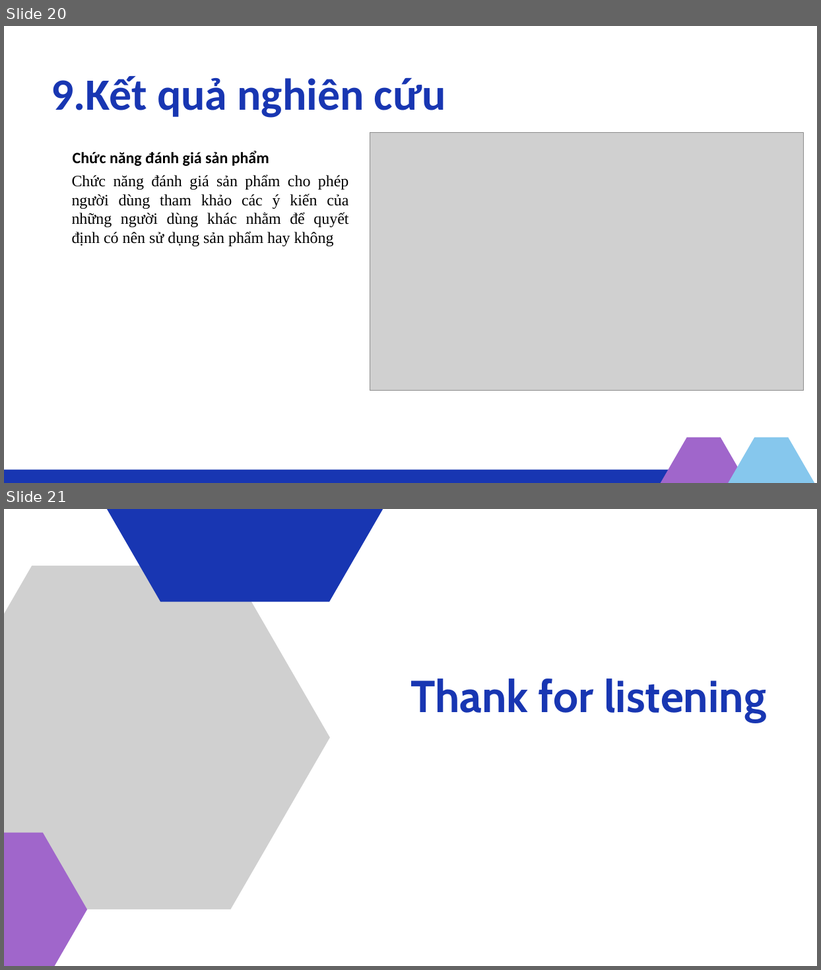
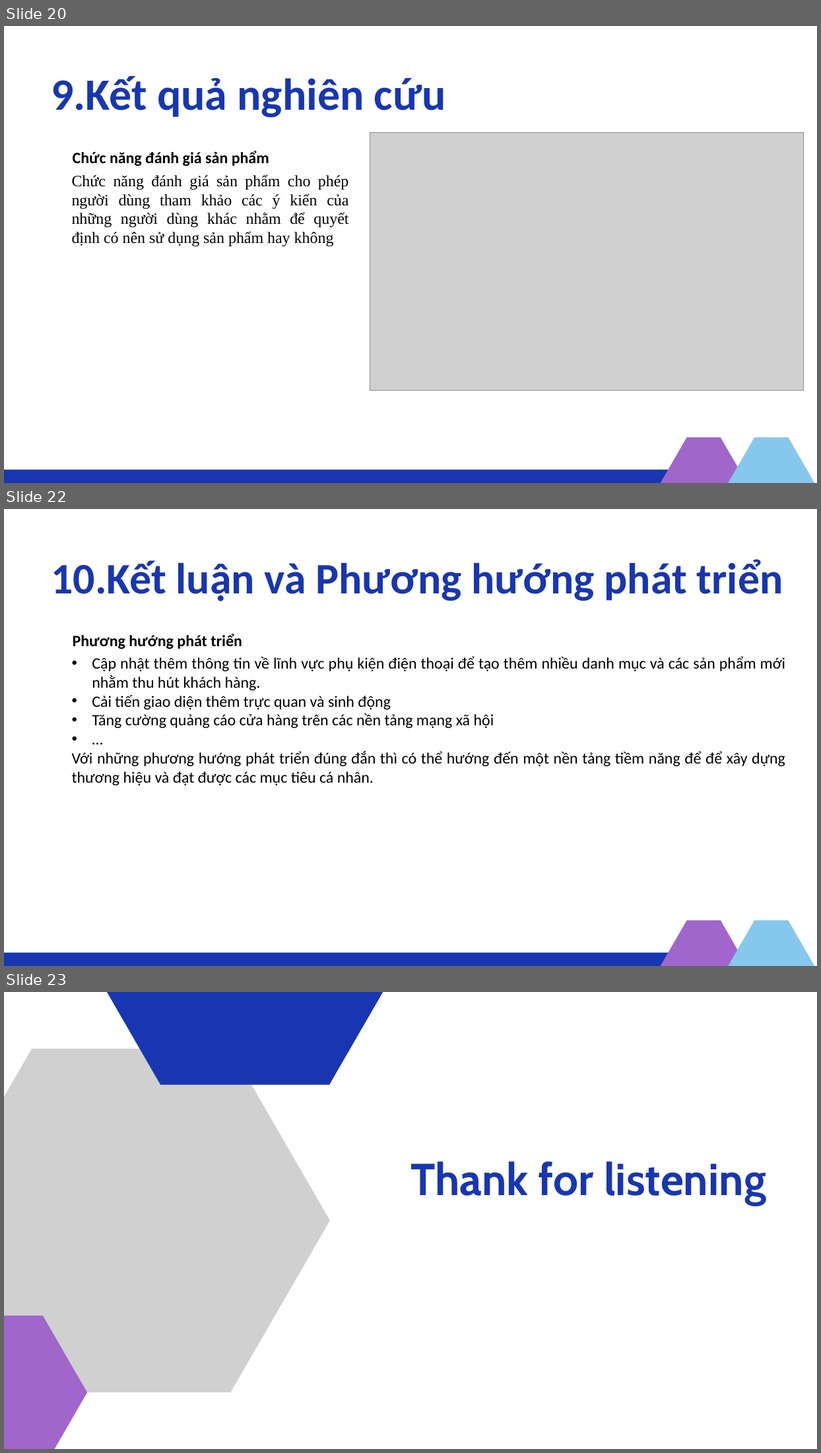
Before and after one commit to KhangLa/csn-da22ttd-lathuankhang-gioi_thieu_phu_kien_dien_thoai, a slide deck: thesis/abs/CoSoNganh.pptx. Shown one above the other, each under a label of ours: slides 20 and 21 before the commit, slides 20, 22 and 23 after it; the slides between them are not shown. The pictures are 821x970 and 821x1453 pixels, drawn with LibreOffice and Linux fonts; fonts in the diff are those of the drawing; grey boxes stand for pictures. Boxes give left, top, right and bottom in pixels: in the first picture for what was removed or moved away, otherwise in the second. Text is boxed around its words. In the diff, an @@ line names an element or a change of style, - is before the commit and + after.

```diff
--- a/thesis/abs/CoSoNganh.pptx
+++ b/thesis/abs/CoSoNganh.pptx
@@ slide 22 added at (x1=4, y1=509, x2=817, y2=966), background #FFFFFF @@
@@ text added at (x1=51, y1=559, x2=783, y2=601), 77 pt, text #1836B2, bold @@
+10.Kết luận và Phương hướng phát triển
@@ text added at (x1=73, y1=634, x2=242, y2=649), 28 pt, text #000000, bold @@
+Phương hướng phát triển
@@ text added at (x1=72, y1=656, x2=785, y2=786), 28 pt, text #000000 @@
+• Cập nhật thêm thông tin về lĩnh vực phụ kiện điện thoại để tạo thêm nhiều danh mục và các sản phẩm mới nhằm thu hút khách hàng.
+• Cải tiến giao diện thêm trực quan và sinh động
+• Tăng cường quảng cáo cửa hàng trên các nền tảng mạng xã hội
+• …
+Với những phương hướng phát triển đúng đắn thì có thể hướng đến một nền tảng tiềm năng để để xây dựng thương hiệu và đạt được các mục tiêu cá nhân.
@@ freeform shape added at (x1=632, y1=920, x2=774, y2=966), fill #A066CB @@
@@ freeform shape added at (x1=700, y1=920, x2=817, y2=966), fill #86C7ED @@
@@ rectangle added at (x1=4, y1=953, x2=735, y2=966), fill #1836B2 @@
@@ what was slide 21 is now slide 23 @@
```
Also in this commit, not shown: 1 other slide added.
